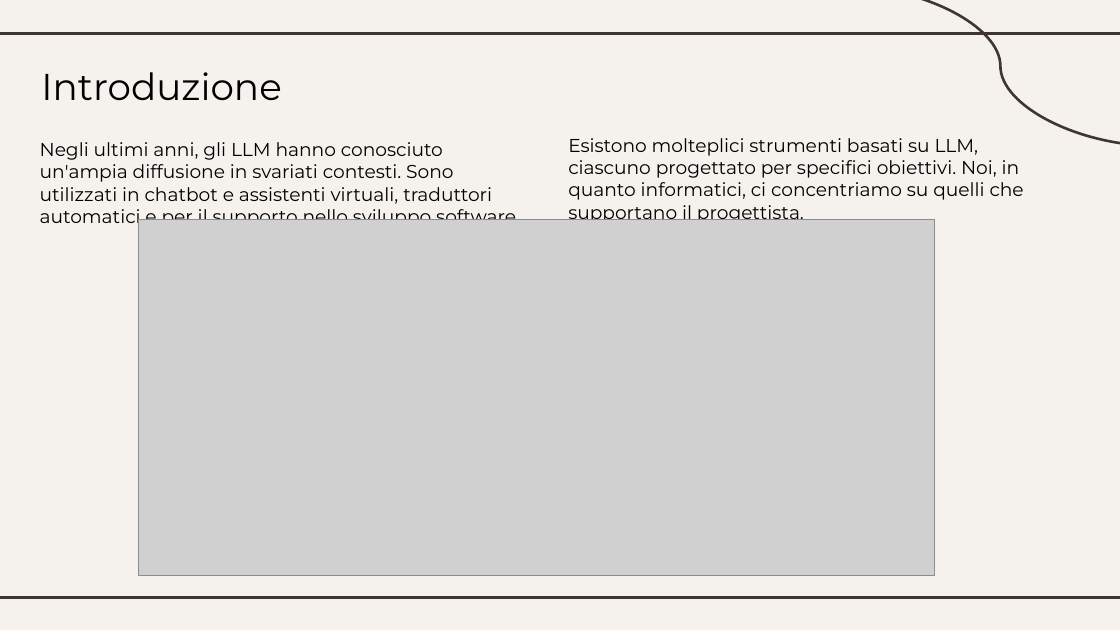
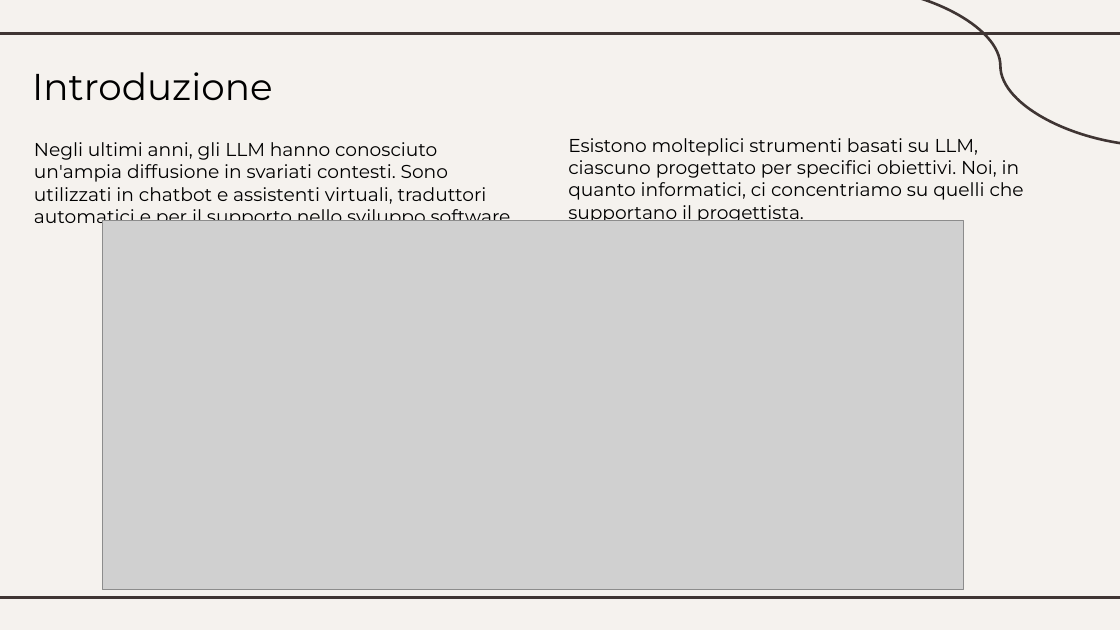
Before and after one commit to SimoneSantin/Tesi_LT_2024, a slide deck: slide 2 of Presentazione_LT_2024.pptx. Drawn at 1120x630 pixels with LibreOffice and Linux fonts; fonts in the diff are those of the drawing; grey boxes stand for pictures. Boxes give left, top, right and bottom in pixels: in the first picture for what was removed or moved away, otherwise in the second. Text is boxed around its words. In the diff, an @@ line names an element or a change of style, - is before the commit and + after.

```diff
--- a/Presentazione_LT_2024.pptx
+++ b/Presentazione_LT_2024.pptx
@@ title "Introduzione": place and size @@
-title "Introduzione" at [41,72,281,101]
+title "Introduzione" at [32,72,272,101]
@@ text "Negli ultimi anni, gli LLM ...": place and size @@
-text "Negli ultimi anni, gli LLM ..." at [40,142,520,229]
+text "Negli ultimi anni, gli LLM ..." at [34,142,515,229]
@@ picture: place and size @@
-picture at [139,219,935,576]
+picture at [103,221,964,591]
```
Also in this commit, not shown: 5 other slides changed, 1 slide added, 1 slide removed.
